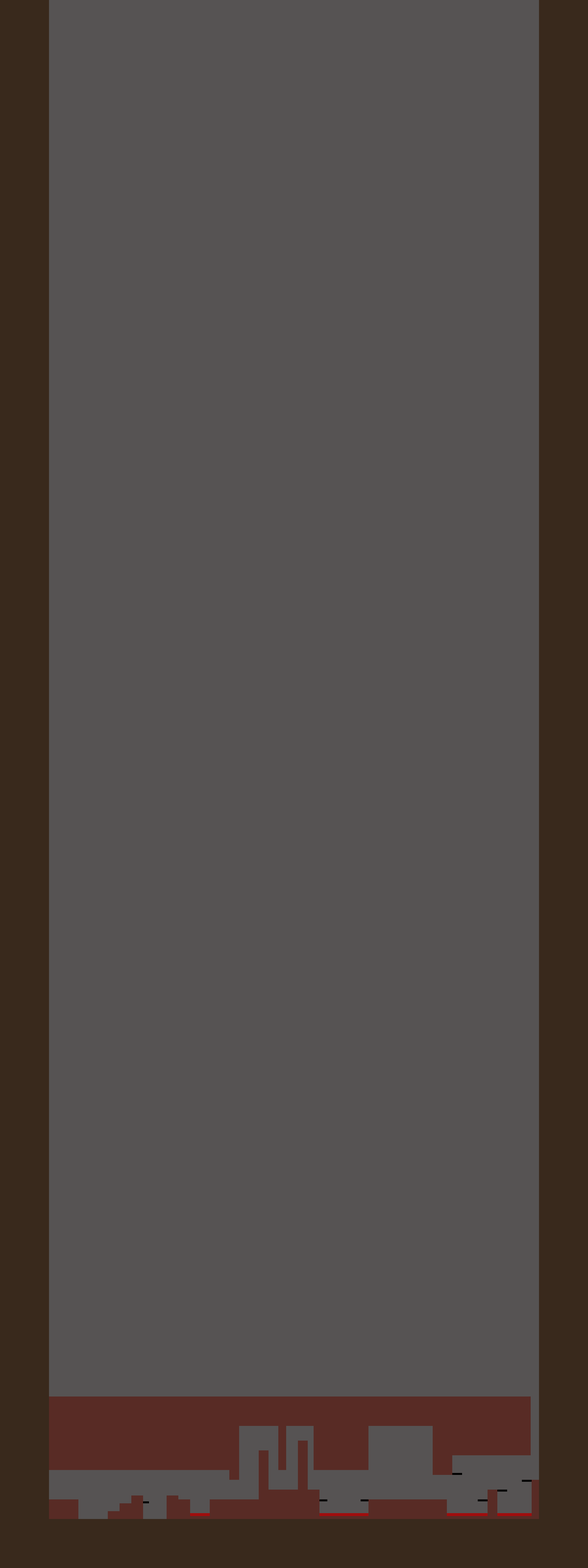
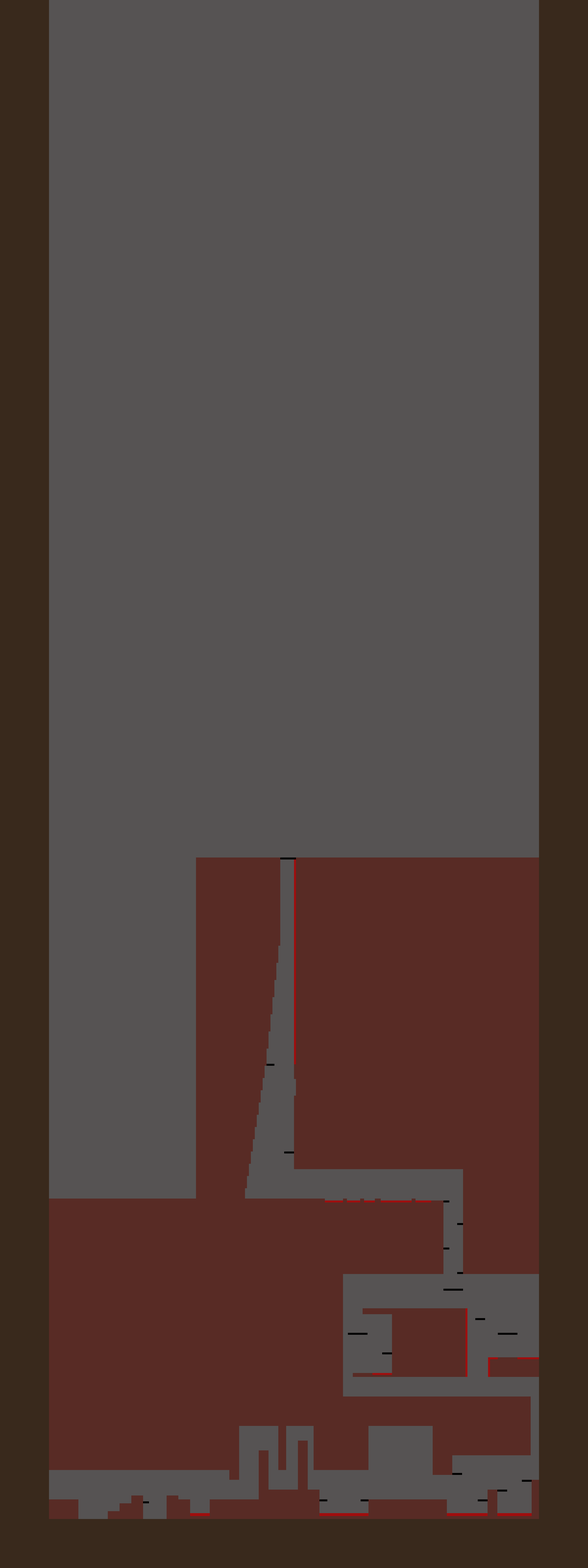
Two versions of the same layered image (w=588, h=1568). Layer-by-layer changes:
painted on "Fundo" over 49, 857, 539, 1397
